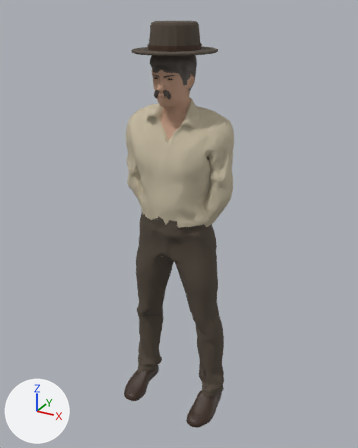
Two versions of the glTF model assets/models/cottingham.glb, one commit apart.
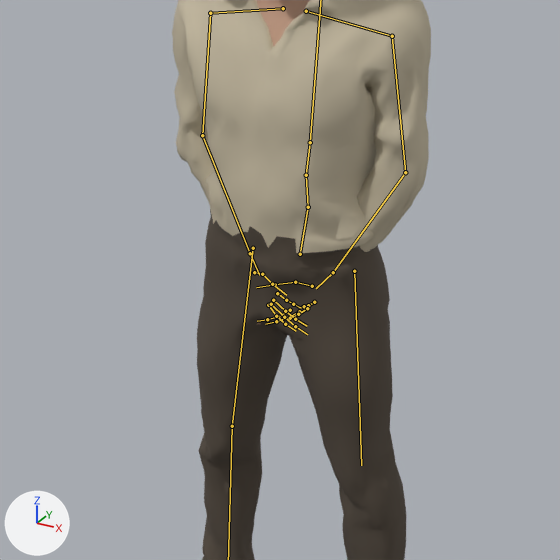
There are two pictures of each version: one whole from a camera (50 mm lens) standing at (1.004, -1.835, 1.881) and looking at (0.002, -0.014, 0.97), one close up on the part from 15% to 80% of the width and 27% to 79% of the height. The lights are fixed; the arrows at lower left show +X, +Y and +Z. The older version's two pictures come first. Both versions are drawn at frame 0 of the action 'idle'; the numbers are the values there. The bones that change, and the others that lie on the model, are drawn over the model as lines in the close-ups.

Names of what the first close-up shows: 'cottingham_body', 'cottingham_suit'.
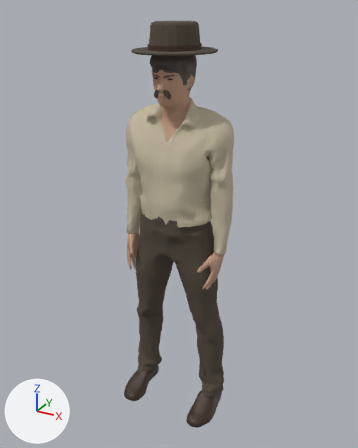
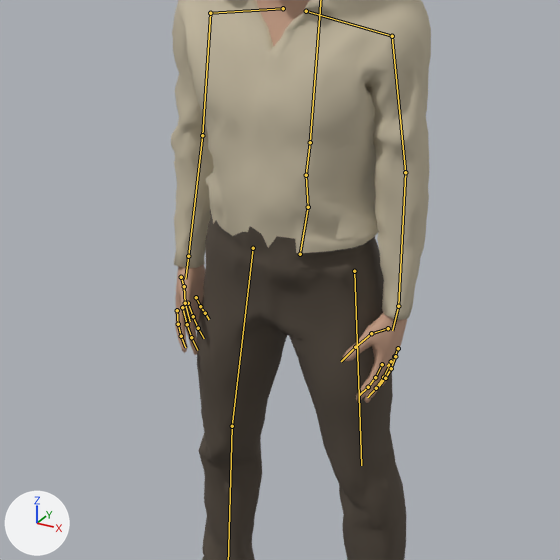
Pixel boxes [x1, y1, x2, y2] of what changed, in the close-ups (560 x 560 px):
'cottingham_suit', posed: before [172, 0, 431, 560]; after [171, 0, 431, 560]
'cottingham_body', posed (mostly hidden before): before [257, 0, 309, 324]; after [175, 0, 407, 403]
bone 'lowerarm_l', root to tip: before (405, 172) to (333, 272); after (405, 172) to (398, 306)
bone 'lowerarm_r', root to tip: before (202, 135) to (250, 253); after (202, 135) to (188, 256)

The change, as a list of edits to the scene's bpy script:
```text
Change bone_lowerarm_l:
    where bone_lowerarm_l = bpy.data.objects['cottingham_rig'].pose.bones['lowerarm_l']  # child of 'upperarm_l'
    bone_lowerarm_l.rotation_quaternion: (0.902, -0.225, 0.0, -0.367) -> (0.957, -0.28, 0.0, -0.071)  # degrees (-24, -10, -42) -> degrees (-33, -2, -8)
Change bone_lowerarm_r:
    where bone_lowerarm_r = bpy.data.objects['cottingham_rig'].pose.bones['lowerarm_r']  # child of 'upperarm_r'
    bone_lowerarm_r.rotation_quaternion: (0.902, -0.225, 0.0, 0.367) -> (0.957, -0.28, 0.0, 0.071)  # degrees (-24, 10, 42) -> degrees (-33, 2, 8)
```
